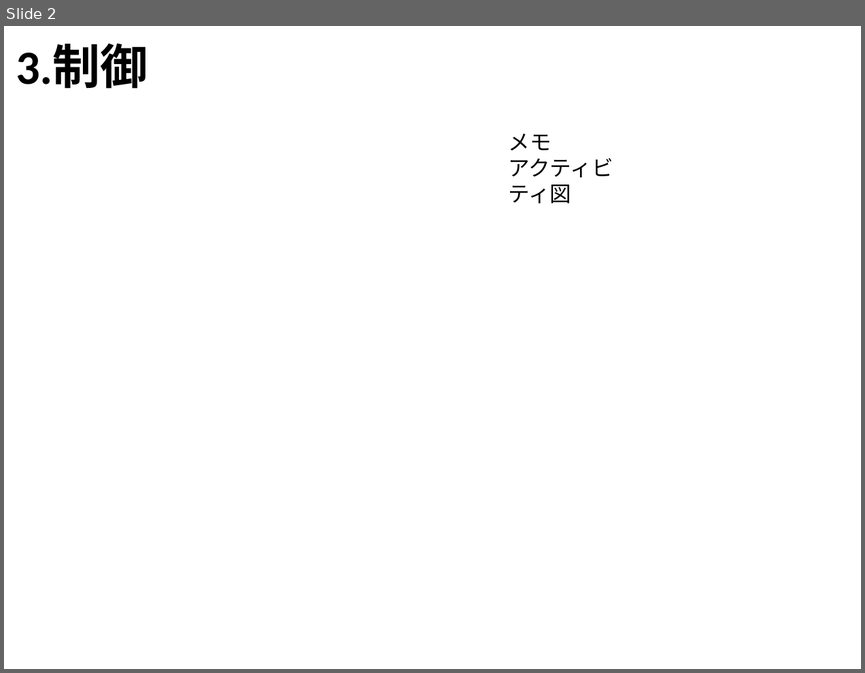
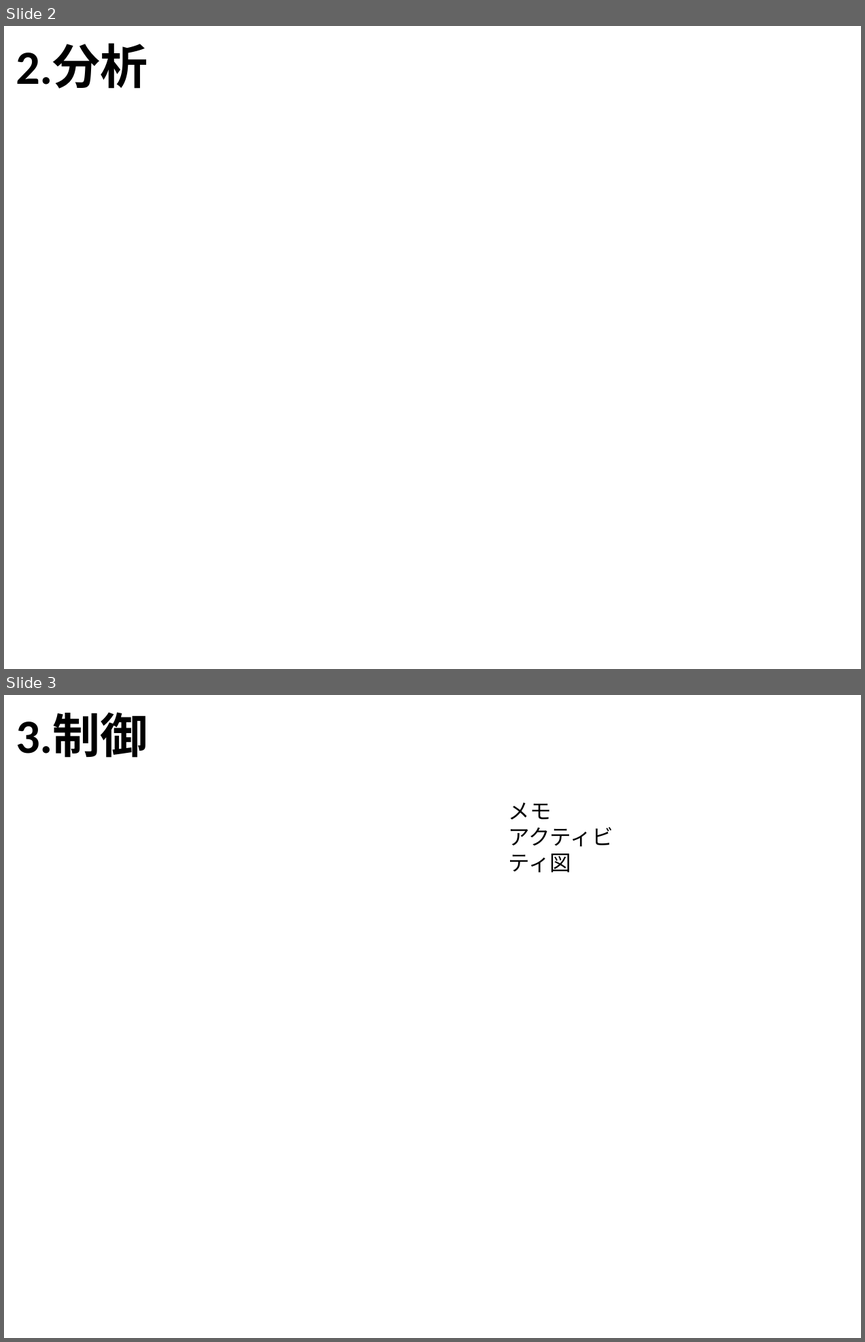
Before and after one commit to robokon/Doc, a slide deck: 1.設計書/ルックアップゲート/nambu_work/モデル図.pptx. Shown one above the other, each under a label of ours: slide 2 before the commit, slides 2 and 3 after it. The pictures are 865x673 and 865x1342 pixels, drawn with LibreOffice and Linux fonts; fonts in the diff are those of the drawing. Boxes give left, top, right and bottom in pixels: in the first picture for what was removed or moved away, otherwise in the second. Text is boxed around its words. In the diff, an @@ line names an element or a change of style, - is before the commit and + after.

```diff
--- a/1.設計書/ルックアップゲート/nambu_work/モデル図.pptx
+++ b/1.設計書/ルックアップゲート/nambu_work/モデル図.pptx
@@ slide 2 added at [4, 26, 861, 669], background #FFFFFF @@
@@ text added at [16, 44, 147, 89], 40 pt, text #000000, bold @@
+2.分析
@@ what was slide 2 is now slide 3 @@
```
Also in this commit, not shown: 1 slide changed, 1 other file.
